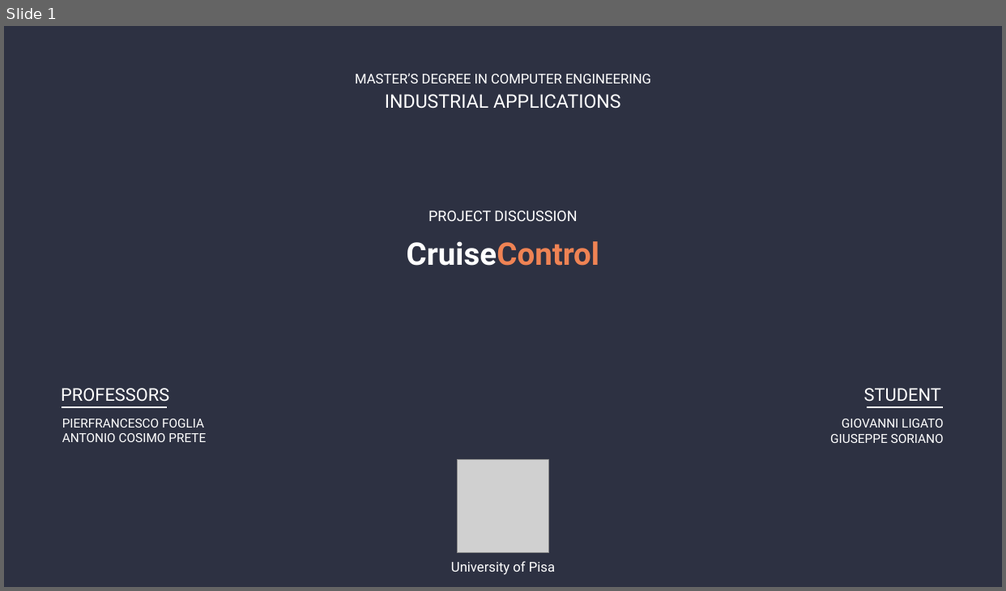
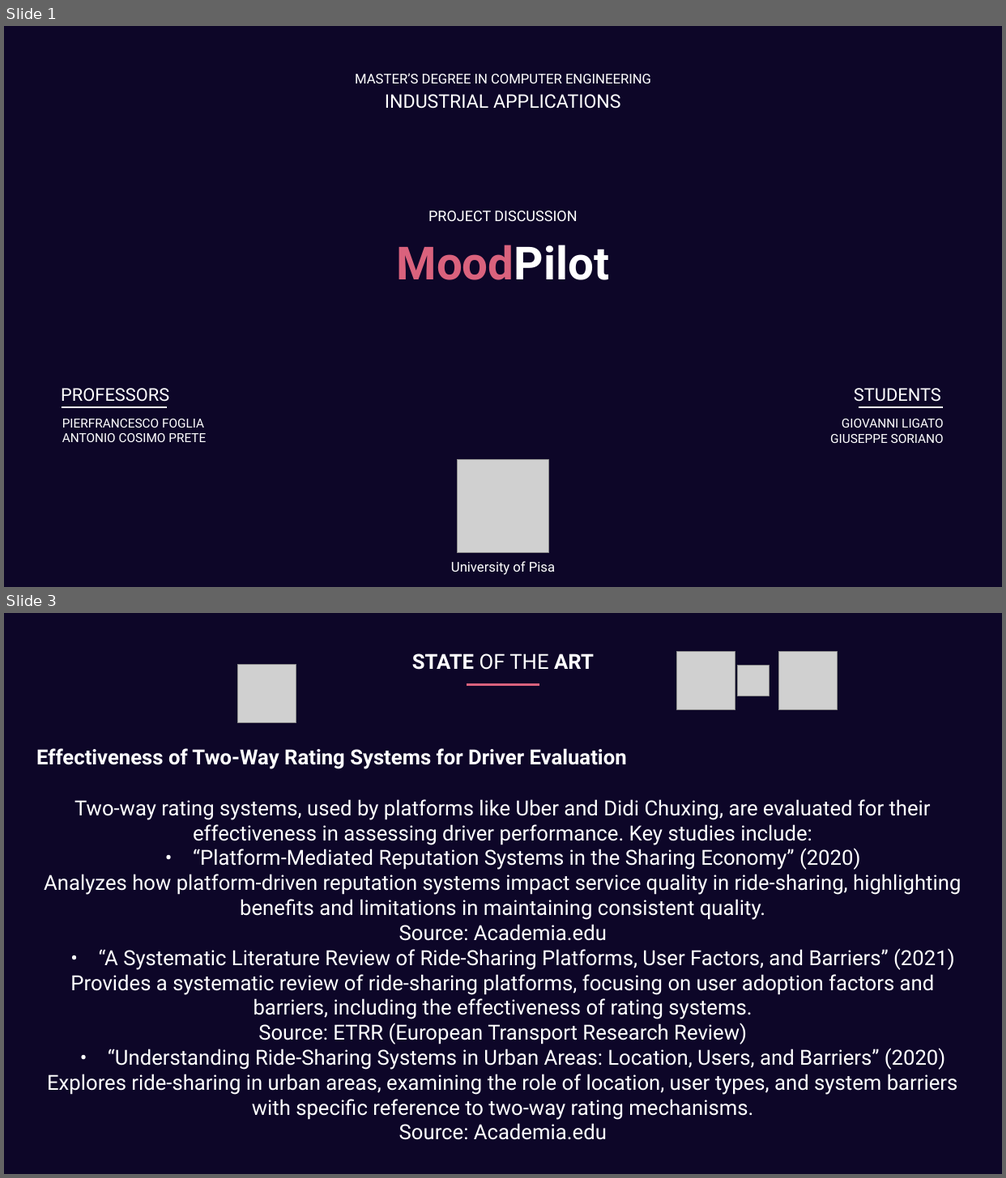
Before and after one commit to GiuseppeSoriano/MoodPilot, a slide deck: Idea/Idea_Presentation.pptx. Shown one above the other, each under a label of ours: slide 1 before the commit, slides 1 and 3 after it; the slides between them are not shown. The pictures are 1006x591 and 1006x1178 pixels, drawn with LibreOffice and Linux fonts; fonts in the diff are those of the drawing; grey boxes stand for pictures. Boxes give left, top, right and bottom in pixels: in the first picture for what was removed or moved away, otherwise in the second. Text is boxed around its words. In the diff, an @@ line names an element or a change of style, - is before the commit and + after.

```diff
--- a/Idea/Idea_Presentation.pptx
+++ b/Idea/Idea_Presentation.pptx
@@ slide 3 added at box(4, 613, 1002, 1174), background #0D0628 @@
@@ text added at box(412, 653, 594, 670), 20 pt, text #FFFFFF, bold @@
+STATE OF THE ART
@@ picture added at box(677, 652, 735, 710) @@
@@ picture added at box(779, 652, 837, 710) @@
@@ picture added at box(237, 665, 296, 723) @@
@@ line added from (467, 685) to (539, 685), #DA627D 2.25 pt @@
@@ picture added at box(738, 666, 769, 696) @@
@@ text added at box(36, 748, 627, 769), 20 pt, text #FFFFFF, bold @@
+Effectiveness of Two-Way Rating Systems for Driver Evaluation
@@ text added at box(44, 799, 961, 1140), 20 pt, text #FFFFFF @@
+Two-way rating systems, used by platforms like Uber and Didi Chuxing, are evaluated for their effectiveness in assessing driver performance. Key studies include:
+• “Platform-Mediated Reputation Systems in the Sharing Economy” (2020)
+Analyzes how platform-driven reputation systems impact service quality in ride-sharing, highlighting benefits and limitations in maintaining consistent quality.
+Source: Academia.edu
+• “A Systematic Literature Review of Ride-Sharing Platforms, User Factors, and Barriers” (2021)
+Provides a systematic review of ride-sharing platforms, focusing on user adoption factors and barriers, including the effectiveness of rating systems.
+Source: ETRR (European Transport Research Review)
+• “Understanding Ride-Sharing Systems in Urban Areas: Location, Users, and Barriers” (2020)
+Explores ride-sharing in urban areas, examining the role of location, user types, and system barriers with specific reference to two-way rating mechanisms.
+Source: Academia.edu
@@ slide 1 changed as well @@
@@ background #2D3142 to #0D0628 @@
@@ text at box(397, 245, 610, 280): text changed; size 30 to 44 pt; text colour #EF8354 to #FFFFFF @@
-CruiseControl
+MoodPilot
@@ text at box(854, 388, 941, 402): text changed @@
-STUDENT
+STUDENTS
@@ line moved from (867, 408) - (944, 408) to (859, 408) - (944, 408) @@
```
Also in this commit, not shown: 2 other slides added, 1 slide removed, 7 other files.
